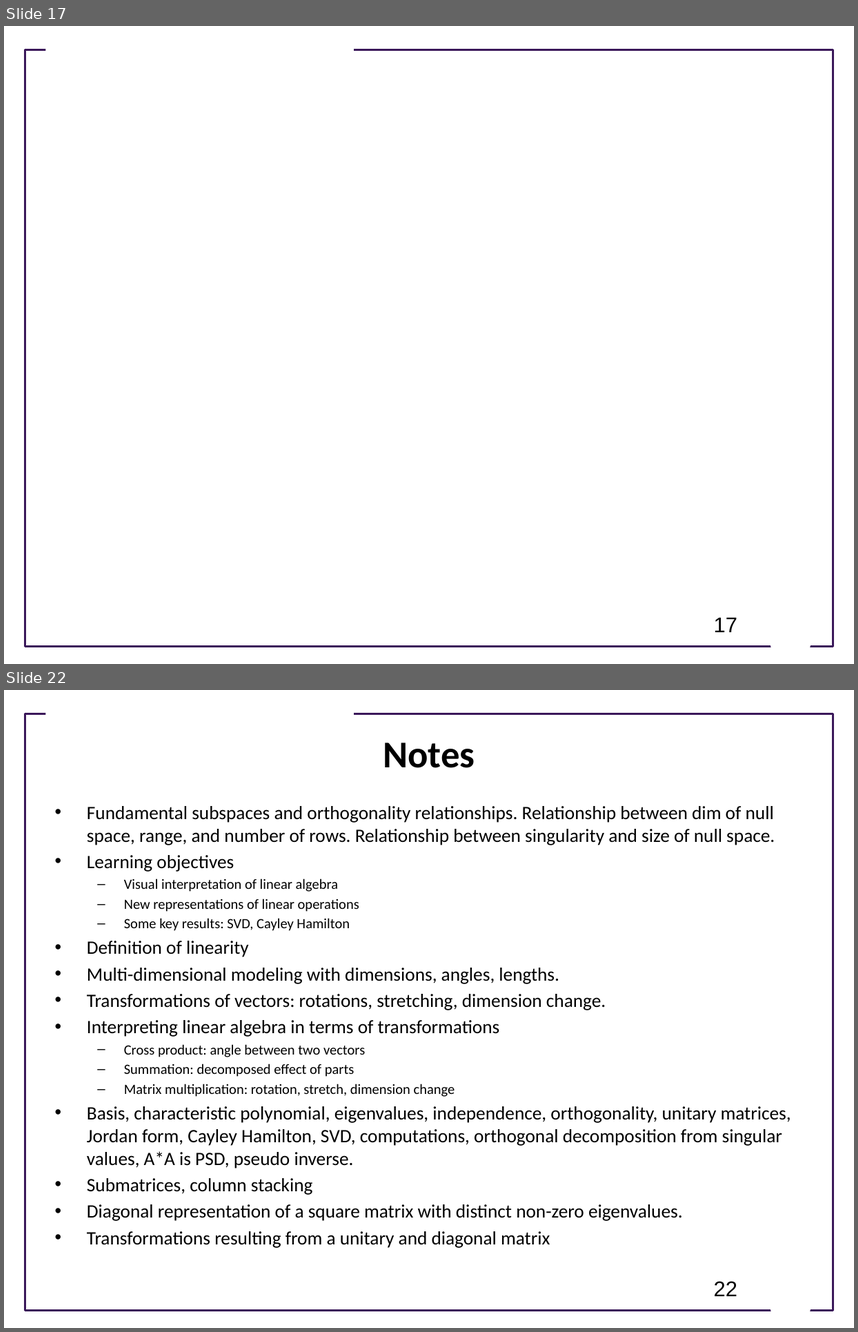
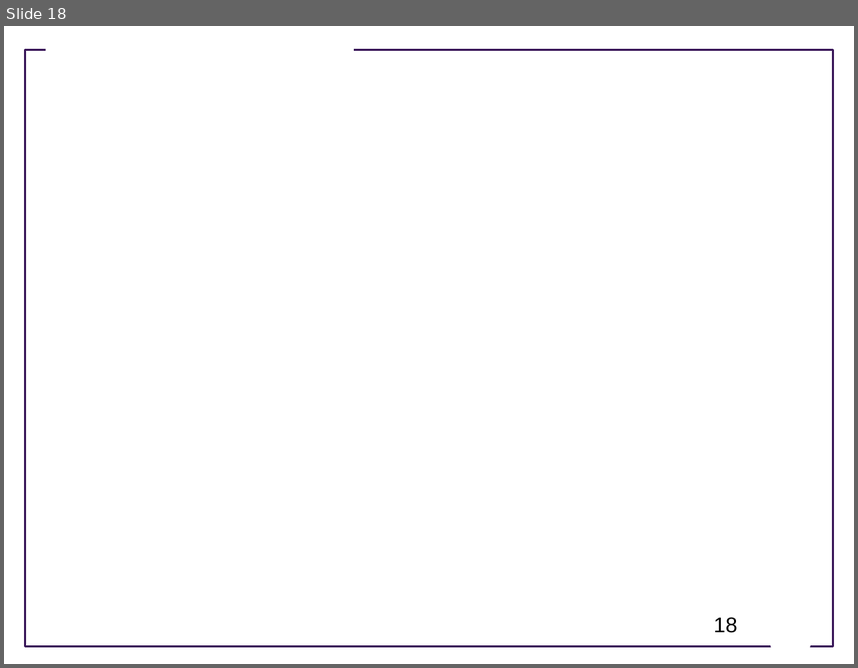
Before and after one commit to joseph-hellerstein/advanced-controls-lectures, a slide deck: Lecture_4-Geometric-Linear-Algebra/Geometric-Linear-Algebra.pptx. Shown one above the other, each under a label of ours: slides 17 and 22 before the commit, slide 18 after it; the slides between them are not shown. The pictures are 858x1332 and 858x668 pixels, drawn with LibreOffice and Linux fonts; fonts in the diff are those of the drawing; grey boxes stand for pictures; background and template pictures are left out. Boxes give left, top, right and bottom in pixels: in the first picture for what was removed or moved away, otherwise in the second. Text is boxed around its words. In the diff, an @@ line names an element or a change of style, - is before the commit and + after.

```diff
--- a/Lecture_4-Geometric-Linear-Algebra/Geometric-Linear-Algebra.pptx
+++ b/Lecture_4-Geometric-Linear-Algebra/Geometric-Linear-Algebra.pptx
@@ slide 22 removed at [4, 690, 854, 1328], background #FFFFFF; not listed: 3 template elements that a slide beside it also shows @@
@@ title removed at [383, 742, 475, 768] @@
-Notes
@@ text removed at [87, 806, 791, 1248] @@
-• Fundamental subspaces and orthogonality relationships. Relationship between dim of null space, range, and number of rows. Relationship between singularity and size of null space.
-• Learning objectives
-  – Visual interpretation of linear algebra
-  – New representations of linear operations
-  – Some key results: SVD, Cayley Hamilton
-• Definition of linearity
-• Multi-dimensional modeling with dimensions, angles, lengths.
-• Transformations of vectors: rotations, stretching, dimension change.
-• Interpreting linear algebra in terms of transformations
-  – Cross product: angle between two vectors
-  – Summation: decomposed effect of parts
-  – Matrix multiplication: rotation, stretch, dimension change
-• Basis, characteristic polynomial, eigenvalues, independence, orthogonality, unitary matrices, Jordan form, Cayley Hamilton, SVD, computations, orthogonal decomposition from singular values, A*A is PSD, pseudo inverse.
-• Submatrices, column stacking
-• Diagonal representation of a square matrix with distinct non-zero eigenvalues.
-• Transformations resulting from a unitary and diagonal matrix
@@ page number removed at [714, 1281, 737, 1296] @@
-22
@@ what was slide 17 is now slide 18 @@
@@ page number at [714, 617, 737, 633]: text changed @@
-17
+18
```
Also in this commit, not shown: 8 slides changed, 3 slides added, 8 other slides removed.
